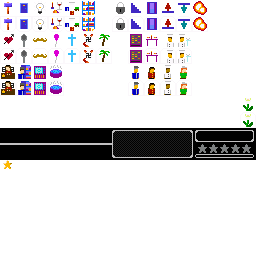
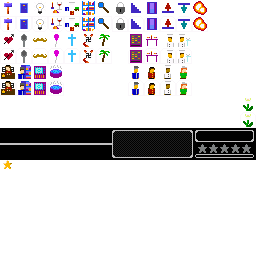
Layered file, before and after one edit (w=256, h=256). Changes by layer:
painted on "hud.png" over 96, 2, 112, 32
